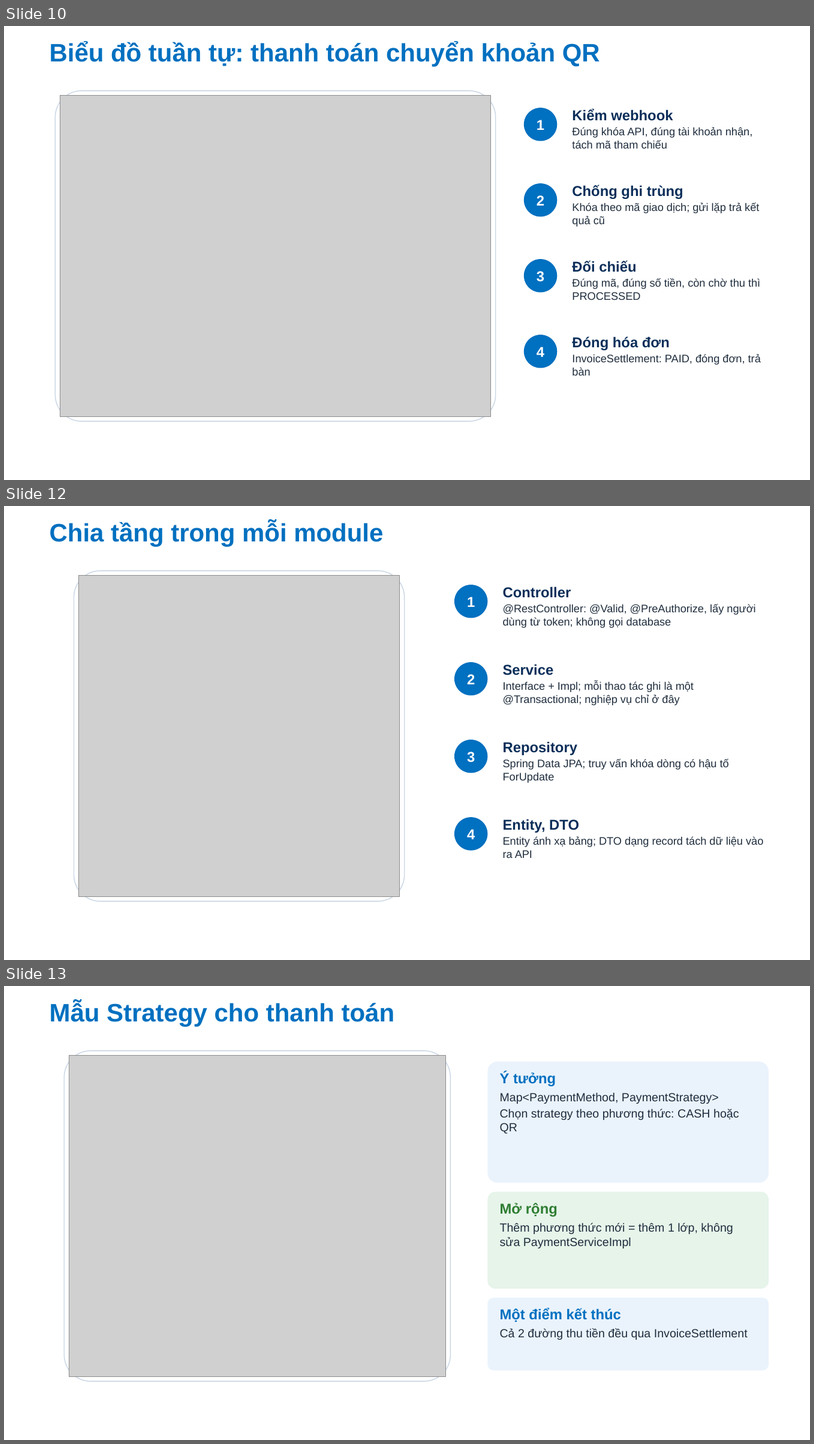
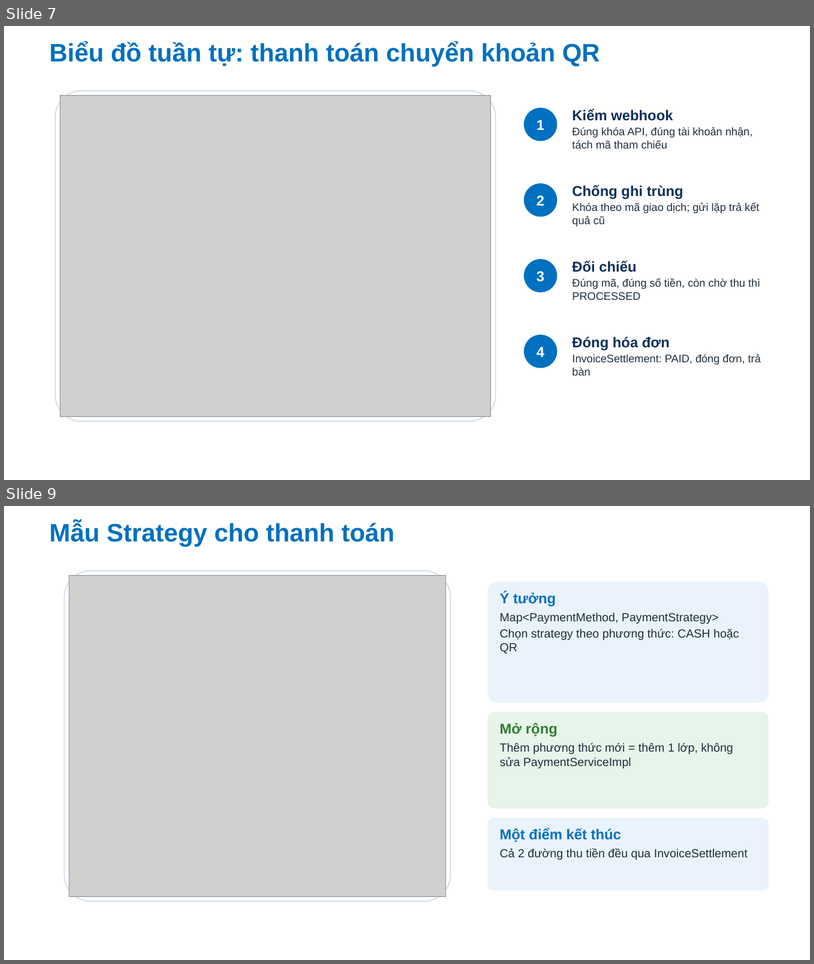
Before and after one commit to Anpham120/restaurant-management-system, a slide deck: docs/bao-cao-ltnc/Slide_LapTrinhNangCao_AtlasRestaurant.pptx. Shown one above the other, each under a label of ours: slides 10, 12 and 13 before the commit, slides 7 and 9 after it; the slides between them are not shown. The pictures are 814x1444 and 814x964 pixels, drawn with LibreOffice and Linux fonts; fonts in the diff are those of the drawing; grey boxes stand for pictures; background and template pictures are left out. Boxes give left, top, right and bottom in pixels: in the first picture for what was removed or moved away, otherwise in the second. Text is boxed around its words. In the diff, an @@ line names an element or a change of style, - is before the commit and + after.

```diff
--- a/docs/bao-cao-ltnc/Slide_LapTrinhNangCao_AtlasRestaurant.pptx
+++ b/docs/bao-cao-ltnc/Slide_LapTrinhNangCao_AtlasRestaurant.pptx
@@ slide 12 removed at (4, 506, 810, 960), background #FFFFFF @@
@@ title removed at (50, 522, 383, 547) @@
-Chia tầng trong mỗi module
@@ rounded rectangle removed at (74, 571, 405, 901) @@
@@ picture removed at (79, 576, 400, 896) @@
@@ ellipse removed at (455, 585, 488, 618) @@
-1
@@ text removed at (503, 586, 756, 628) @@
-Controller
-@RestController: @Valid, @PreAuthorize, lấy người dùng từ token; không gọi database
@@ ellipse removed at (455, 662, 488, 696) @@
-2
@@ text removed at (503, 664, 694, 705) @@
-Service
-Interface + Impl; mỗi thao tác ghi là một @Transactional; nghiệp vụ chỉ ở đây
@@ ellipse removed at (455, 739, 488, 773) @@
-3
@@ text removed at (503, 741, 729, 783) @@
-Repository
-Spring Data JPA; truy vấn khóa dòng có hậu tố ForUpdate
@@ ellipse removed at (455, 817, 488, 850) @@
-4
@@ text removed at (503, 819, 764, 858) @@
-Entity, DTO
-Entity ánh xạ bảng; DTO dạng record tách dữ liệu vào ra API
@@ what was slide 10 is now slide 7 @@
@@ what was slide 13 is now slide 9 @@
```
Also in this commit, not shown: 2 slides changed, 6 other slides removed, 1 other file.
